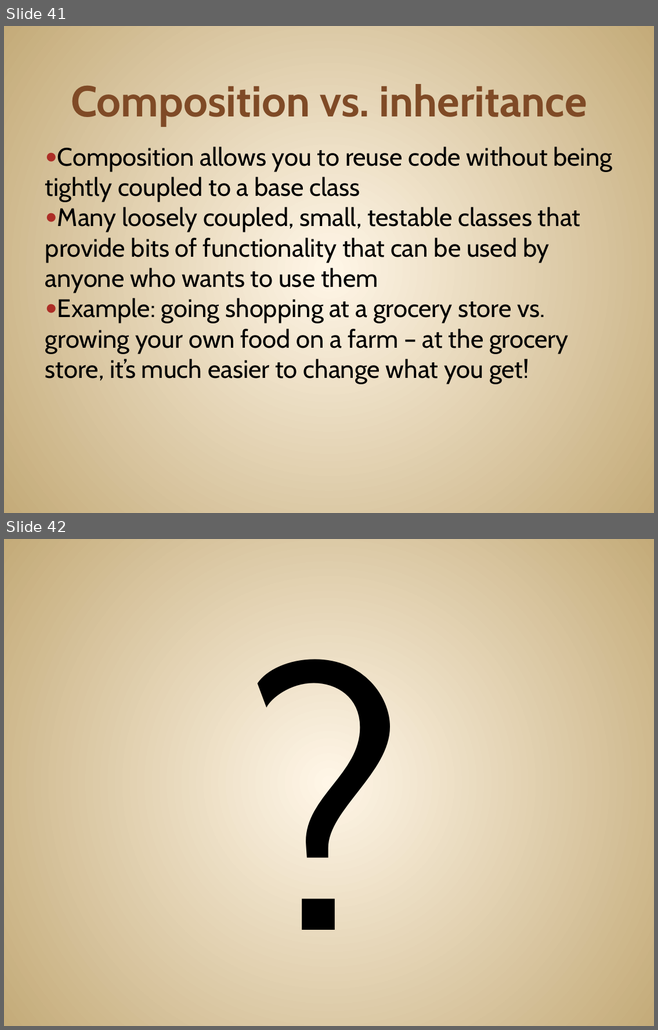
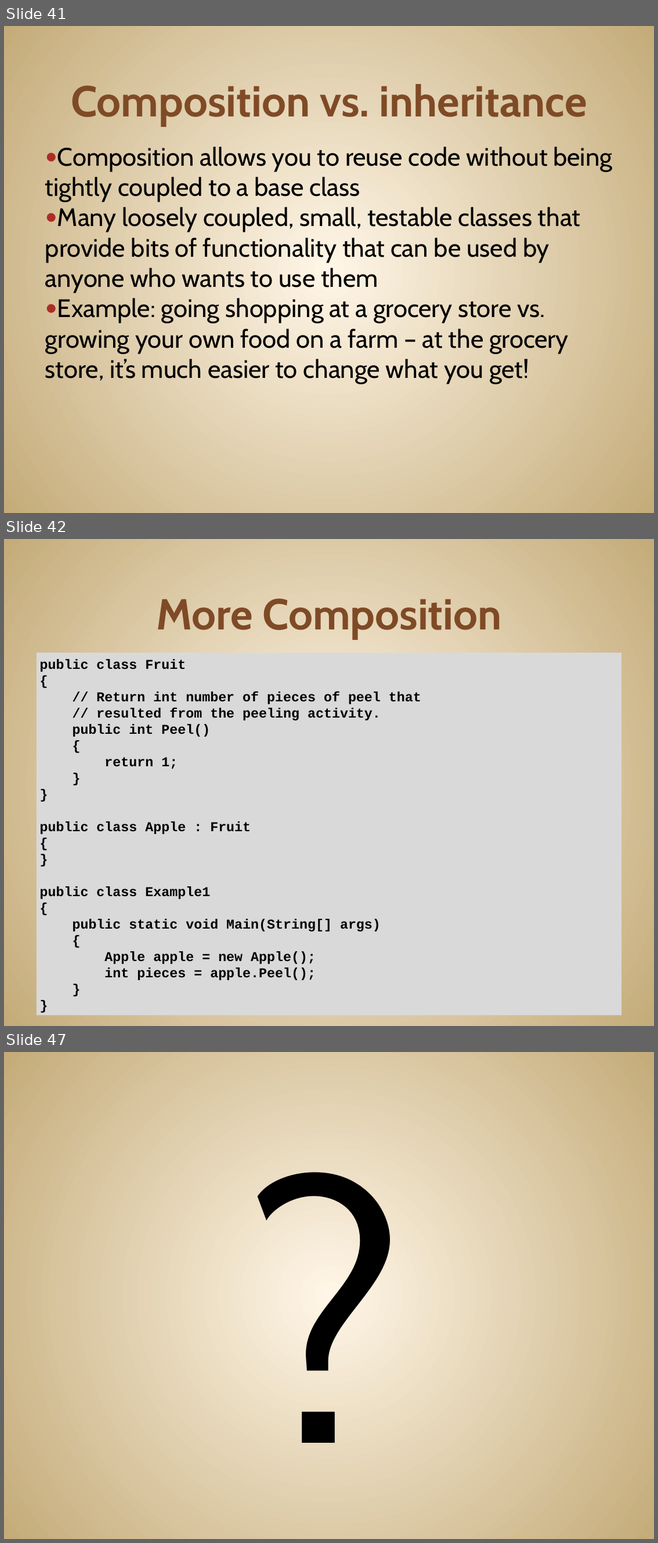
Before and after one commit to JonKruger/oop-solid-sample, a slide deck: slides/OOP-SOLID-CodeMash.pptx. Shown one above the other, each under a label of ours: slides 41 and 42 before the commit, slides 41, 42 and 47 after it; the slides between them are not shown. The pictures are 658x1030 and 658x1543 pixels, drawn with LibreOffice and Linux fonts; fonts in the diff are those of the drawing. Boxes give left, top, right and bottom in pixels: in the first picture for what was removed or moved away, otherwise in the second. Text is boxed around its words. In the diff, an @@ line names an element or a change of style, - is before the commit and + after.

Commit message:
another composition example

```diff
--- a/slides/OOP-SOLID-CodeMash.pptx
+++ b/slides/OOP-SOLID-CodeMash.pptx
@@ slide 42 added at (4, 539, 654, 1026), background gradient #FFF7E8 to #C4AA7A @@
@@ title added at (156, 599, 501, 639), 48 pt, text #804B26, bold @@
+More Composition
@@ text added at (36, 653, 621, 1015), fill #D9D9D9, 15 pt, text #000000, bold @@
+public class Fruit
+{
+// Return int number of pieces of peel that
+// resulted from the peeling activity.
+public int Peel()
+{
+return 1;
+}
+}
+public class Apple : Fruit
+{
+}
+public class Example1
+{
+public static void Main(String[] args)
+{
+Apple apple = new Apple();
+int pieces = apple.Peel();
+}
+}
@@ what was slide 42 is now slide 47 @@
```
Also in this commit, not shown: 1 slide changed, 4 other slides added.
